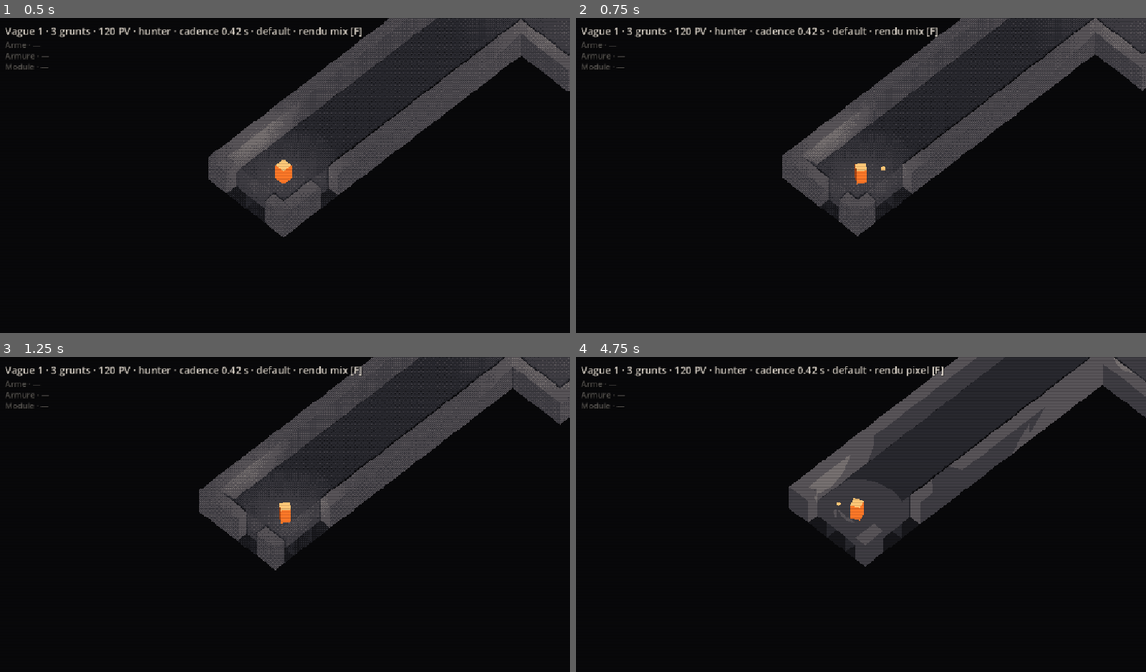
Above: before the commit, frames 1-4 (two rows, left to right).
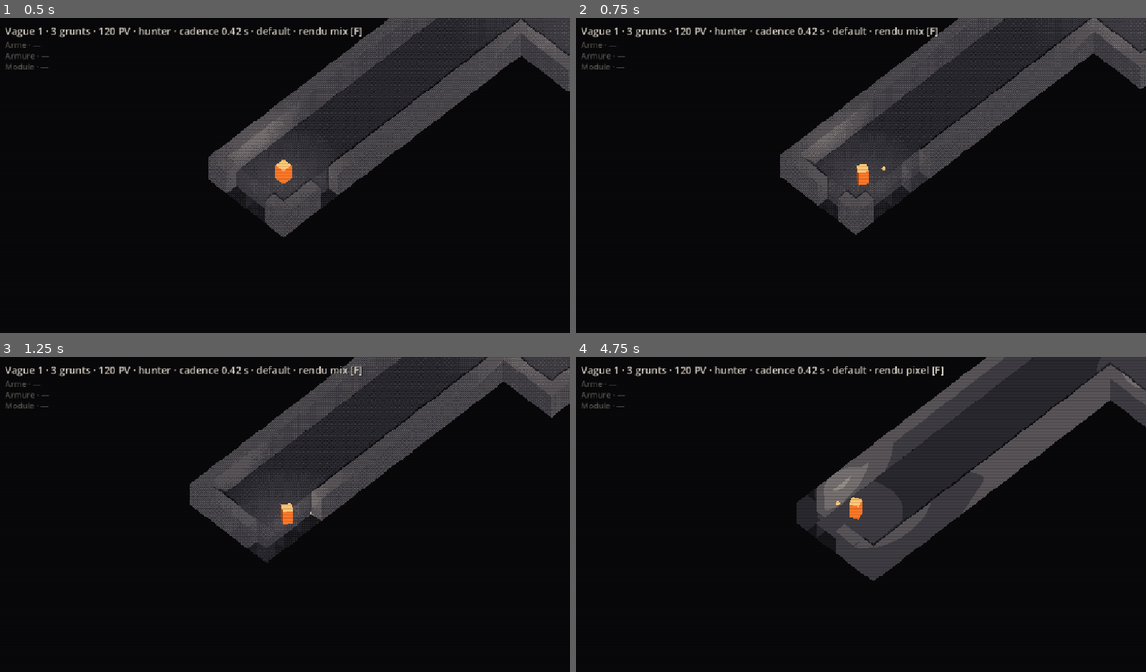
Above: after the commit, the same moments.

Repository: lelabodetho/strate
Game: Godot game, scene res://scenes/test/render_test.tscn
Two runs of this game, one before a commit and one after it. Both use one fixed random seed, a clock stepped at 60 frames per second and the inputs below.
Inputs (mouse positions are in pixels of both pictures, inside the frame that each line leads up to):
- Up to frame 1 (0.5 s): no input
- Up to frame 2 (0.75 s): tap Enter at 0.5 s; move the mouse to (986, 162) at 0.52 s; press the mouse at (986, 162) at 0.53 s; hold D (move_right) from 0.53 s (still down)
- Up to frame 3 (1.25 s): keep holding D (move_right)
- Up to frame 4 (4.75 s): move the mouse to (747, 533) at 1.27 s; release D (move_right) at 1.28 s; release the mouse at (747, 533) at 1.28 s; hold S (move_down) 1.28-2.03 s; click (747, 533) at 1.35 s; move the mouse to (918, 448) at 2.02 s; press the mouse at (918, 448) at 2.03 s; hold D (move_right) 2.03-2.78 s; tap one key every 0.75 s from 2.1 s: Space (dash) E (interact) F R; move the mouse to (832, 583) at 2.77 s; release the mouse at (832, 583) at 2.78 s; hold W (move_up) 2.78-3.53 s; click (832, 583) at 3.05 s; move the mouse to (1032, 564) at 3.52 s; press the mouse at (1032, 564) at 3.53 s; hold A (move_left) from 3.53 s (still down); move the mouse to (690, 470) at 4.27 s; release the mouse at (690, 470) at 4.28 s; click (690, 470) at 4.55 s

Frame 1 is identical in both runs. In frame 2, 1.5% of the frame differs, in the area x 35-100%, y 0-70%; in frame 3, 6.6%; in frame 4, 11%, in the area x 37-100%, y 0-72%.

Commit message:
Tuning saved in play: attack_move_mult back to 0.55; editor resave of render_test.tscn

Diff:
--- a/scenes/test/render_test.tscn
+++ b/scenes/test/render_test.tscn
@@ -12,6 +12,7 @@
 shader = ExtResource("7")
 shader_parameter/mode = 2
 shader_parameter/dither_strength = 0.5
+shader_parameter/dither_low = 0.06
 shader_parameter/scanlines = 0.5
 shader_parameter/key_transparent = false
 shader_parameter/key_color = Color(1, 0, 1, 1)
@@ -27,6 +28,7 @@
 shader = ExtResource("7")
 shader_parameter/mode = 0
 shader_parameter/dither_strength = 0.5
+shader_parameter/dither_low = 0.06
 shader_parameter/scanlines = 0.5
 shader_parameter/key_transparent = true
 shader_parameter/key_color = Color(1, 0, 1, 1)
--- a/tools/presets/default.json
+++ b/tools/presets/default.json
@@ -1,15 +1,20 @@
 {
+  "affix_t1": 0.08,
+  "affix_t2": 0.15,
+  "affix_t3": 0.25,
   "aggro_drop_mult": 1.8,
   "aggro_share_radius": 4.0,
-  "attack_move_mult": 0.25,
+  "attack_move_mult": 0.55,
   "dash_cooldown": 0.8,
   "dash_iframes": 0.25,
   "dash_speed": 22.0,
   "dash_time": 0.16,
+  "drop_rare_chance": 0.2,
   "elite_blast_damage_mult": 2.0,
   "elite_blast_radius": 2.0,
   "elite_body_mult": 1.2,
   "elite_damage_mult": 1.5,
+  "elite_drop_epic_chance": 0.3,
   "elite_every": 2.0,
   "elite_fast_mult": 1.6,
   "elite_from_wave": 2.0,
@@ -27,18 +32,14 @@
   "grunt_reach": 0.35,
   "grunt_recover": 0.5,
   "grunt_speed": 4.5,
+  "grunt_turn_rate": 720.0,
   "grunt_windup": 0.35,
+  "inventory_size": 12.0,
   "item_drop_chance": 0.2,
-  "drop_rare_chance": 0.2,
-  "elite_drop_epic_chance": 0.3,
-  "affix_t1": 0.08,
-  "affix_t2": 0.15,
-  "affix_t3": 0.25,
-  "inventory_size": 12.0,
-  "pickup_reach": 1.5,
   "knockback": 1.0,
   "muzzle_offset": 0.6,
   "pack_spacing": 10.0,
+  "pickup_reach": 1.5,
   "player_hp": 120.0,
   "player_radius": 0.4,
   "player_speed": 5.5,
@@ -47,6 +48,7 @@
   "proj_speed": 14.0,
   "proj_ttl": 1.5,
   "provoke_time": 4.0,
+  "target_snap_radius": 1.5,
   "wave_cap": 8.0,
   "wave_delay": 7.0
 }
